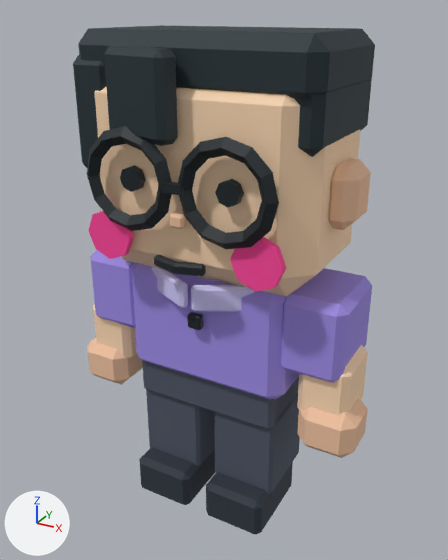
A saved change to the Blender file 06_VOXEL_CHARACTER_LAB/model_source/yametaro_voxel_master.blend.
One viewpoint serves both versions: a camera (50 mm lens) standing at (1.217, -2.209, 2.218) and looking at (0.012, -0.018, 1.122). Every picture has the same lights, and +X, +Y and +Z are marked at lower left. The first picture is the older version.

The first picture shows 'YametaroVoxel_BangCenter', 'YametaroVoxel_Cheek_-1', 'YametaroVoxel_Cheek_1', 'YametaroVoxel_Eye_-1', 'YametaroVoxel_Eye_1', 'YametaroVoxel_GlassesBridge', 'YametaroVoxel_Glasses_-1', 'YametaroVoxel_Glasses_1', 'YametaroVoxel_HairCap', 'YametaroVoxel_HairRight', 'YametaroVoxel_Head', 'YametaroVoxel_Nose', 'YametaroVoxel_PantsLeg_-1', 'YametaroVoxel_PantsLeg_1', 'YametaroVoxel_PrimarySleeve', 'YametaroVoxel_Shoe_1', 'YametaroVoxel_SmileLeft', 'YametaroVoxel_SmileRight', 'YametaroVoxel_Torso', 'YametaroVoxel_Waist' and 11 more.
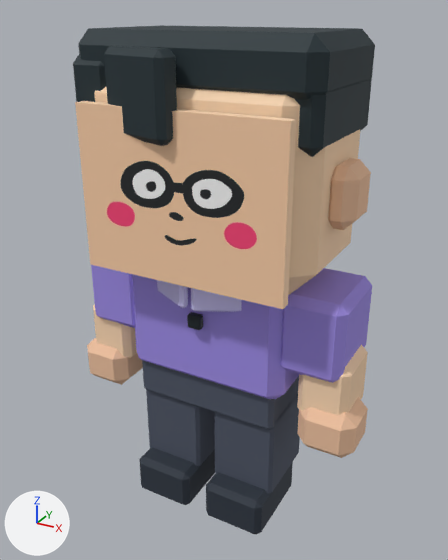
Where the change shows, as pixel boxes (x1, y1, x2, y2) in the pictures (448 x 560 px):
'YametaroVoxel_FacePanel', added (beige): after (75, 101, 296, 309)
'YametaroVoxel_Glasses_1', deleted (black): before (178, 137, 279, 249)
'YametaroVoxel_Glasses_-1', deleted (black): before (87, 126, 172, 231)
'YametaroVoxel_Cheek_1', deleted (pink): before (230, 237, 286, 292)
'YametaroVoxel_Cheek_-1', deleted (pink): before (88, 211, 134, 259)
'YametaroVoxel_Eye_1', deleted (black): before (215, 179, 244, 208)
'YametaroVoxel_Eye_-1', deleted (black): before (120, 165, 146, 192)
'YametaroVoxel_SmileRight', deleted: before (173, 262, 206, 276)
'YametaroVoxel_Nose', deleted: before (169, 212, 186, 229)
'YametaroVoxel_SmileLeft', deleted: before (154, 255, 176, 273)
'YametaroVoxel_GlassesBridge', deleted: before (159, 182, 184, 196)
'YametaroVoxel_Head', unchanged, covered by the edit: before (95, 87, 360, 296); after (95, 87, 360, 295)

The edits, one by one:
Picture 'YametaroVoxel_FaceAlbedo' (img_yametarovoxel_facealbedo) is new.
Material 'YametaroVoxel_FaceSurface' (mat_yametarovoxel_facesurface) is new.
Its texture is img_yametarovoxel_facealbedo.
Its roughness is 0.72.
Mesh me_cube_022_1 is new.
It has 8 vertices, 6 faces and spans x -0.44..0.44, y -0.022..0.022, z -0.33..0.33.
Faces by material slot: [5, 1].
It uses material mat_yametarovoxel_skin (beige #ffdbb6).
It uses material mat_yametarovoxel_facesurface (picture img_yametarovoxel_facealbedo).
Object 'YametaroVoxel_Eye_-1' (ob_yametarovoxel_eye__1) is deleted.
Object 'YametaroVoxel_Glasses_-1' (ob_yametarovoxel_glasses__1) is deleted.
Object 'YametaroVoxel_Cheek_-1' (ob_yametarovoxel_cheek__1) is deleted.
Object 'YametaroVoxel_Eye_1' (ob_yametarovoxel_eye_1) is deleted.
Object 'YametaroVoxel_Glasses_1' (ob_yametarovoxel_glasses_1) is deleted.
Object 'YametaroVoxel_Cheek_1' (ob_yametarovoxel_cheek_1) is deleted.
Object 'YametaroVoxel_GlassesBridge' (ob_yametarovoxel_glassesbridge) is deleted.
Object 'YametaroVoxel_Nose' (ob_yametarovoxel_nose) is deleted.
Object 'YametaroVoxel_SmileLeft' (ob_yametarovoxel_smileleft) is deleted.
Object 'YametaroVoxel_SmileRight' (ob_yametarovoxel_smileright) is deleted.
Object 'YametaroVoxel_FacePanel' (ob_yametarovoxel_facepanel) is new; it shows me_cube_022_1.
Its parent is ob_yametarovoxel_root.
Its location is (0.0, -0.338, 1.56).
